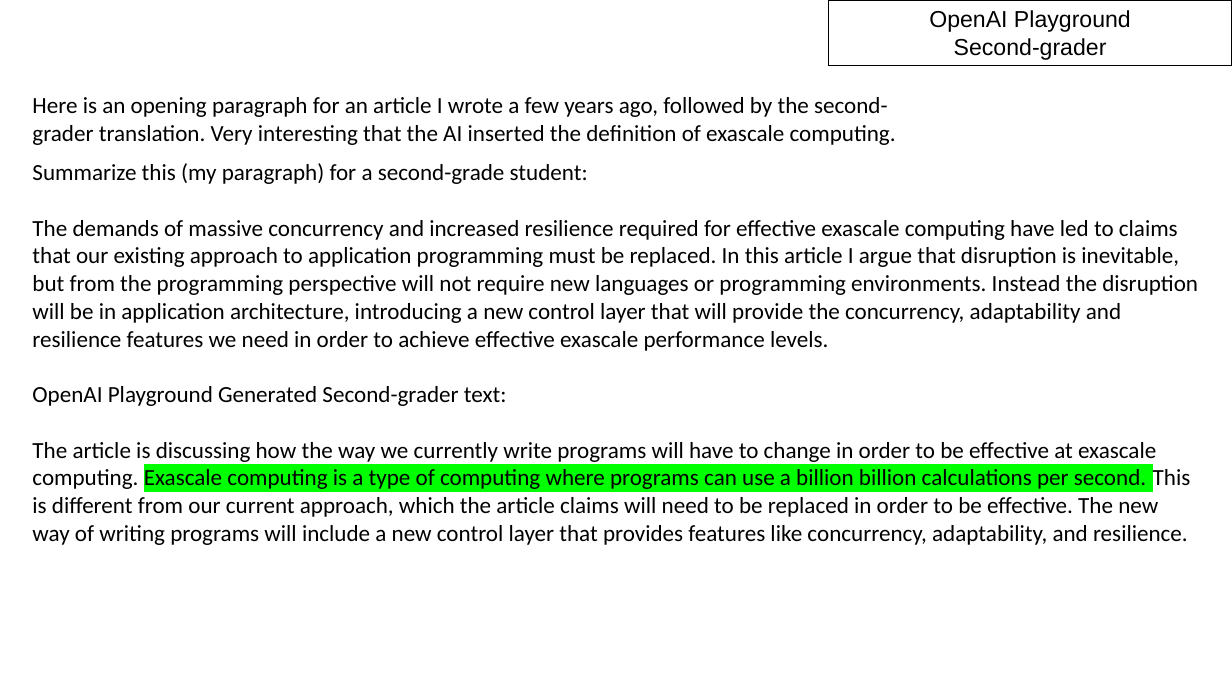
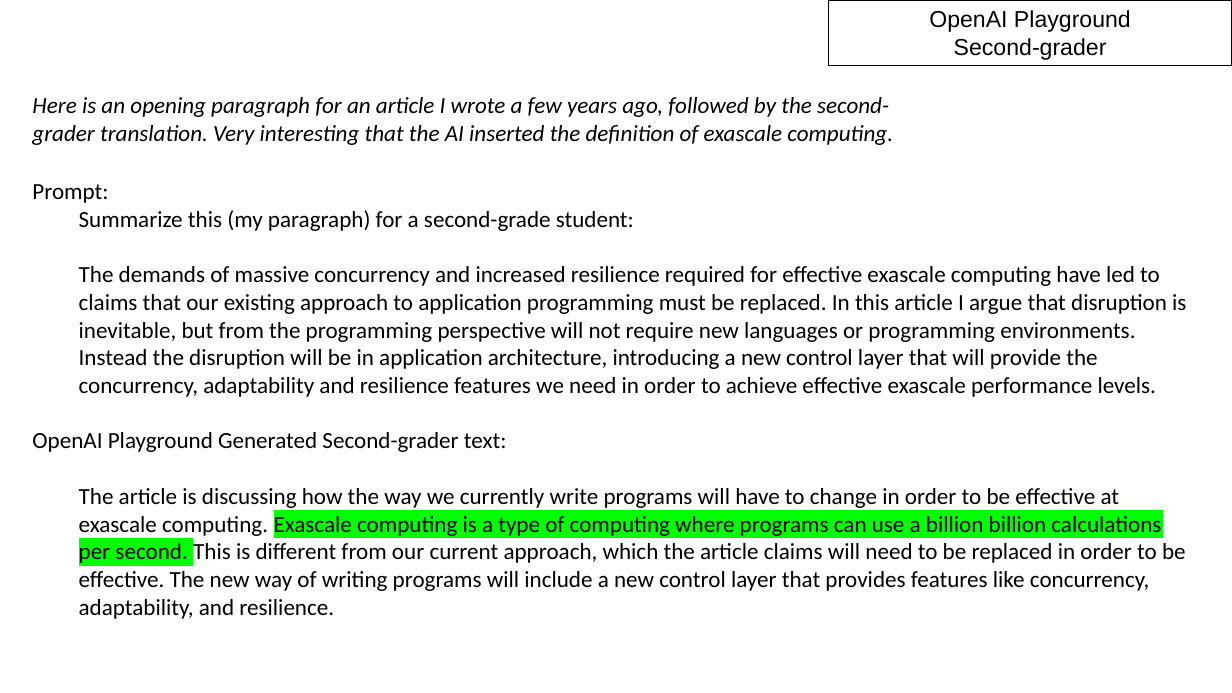
Before and after one commit to maherou/Teaching, a slide deck: slide 19 of files/CS373/GenerativeAITools/GenerativeAITools.pptx (slide 18 before the commit). Drawn at 1232x693 pixels with LibreOffice and Linux fonts; fonts in the diff are those of the drawing. Boxes give left, top, right and bottom in pixels: in the first picture for what was removed or moved away, otherwise in the second. Text is boxed around its words. In the diff, an @@ line names an element or a change of style, - is before the commit and + after.

```diff
--- a/files/CS373/GenerativeAITools/GenerativeAITools.pptx
+++ b/files/CS373/GenerativeAITools/GenerativeAITools.pptx
@@ text "Here is an opening paragraph ..." at [32, 97, 893, 145]: italic on @@
@@ text at [32, 184, 1186, 619]: text changed @@
-Summarize this (my paragraph) for a second-grade student:
-The demands of massive concurrency and increased resilience required for effective exascale computing have led to claims that our existing approach to application programming must be replaced. In this article I argue that disruption is inevitable, but from the programming perspective will not require new languages or programming environments. Instead the disruption will be in application architecture, introducing a new control layer that will provide the concurrency, adaptability and resilience features we need in order to achieve effective exascale performance levels.
-OpenAI Playground Generated Second-grader text:
-The article is discussing how the way we currently write programs will have to change in order to be effective at exascale computing. Exascale computing is a type of computing where programs can use a billion billion calculations per second. This is different from our current approach, which the article claims will need to be replaced in order to be effective. The new way of writing programs will include a new control layer that provides features like concurrency, adaptability, and resilience.
+Prompt:
+  Summarize this (my paragraph) for a second-grade student:
+  The demands of massive concurrency and increased resilience required for effective exascale computing have led to claims that our existing approach to application programming must be replaced. In this article I argue that disruption is inevitable, but from the programming perspective will not require new languages or programming environments. Instead the disruption will be in application architecture, introducing a new control layer that will provide the concurrency, adaptability and resilience features we need in order to achieve effective exascale performance levels.
+OpenAI Playground Generated Second-grader text:
+  The article is discussing how the way we currently write programs will have to change in order to be effective at exascale computing. Exascale computing is a type of computing where programs can use a billion billion calculations per second. This is different from our current approach, which the article claims will need to be replaced in order to be effective. The new way of writing programs will include a new control layer that provides features like concurrency, adaptability, and resilience.
```
Also in this commit, not shown: 7 other slides changed, 2 slides added, 1 slide removed.
